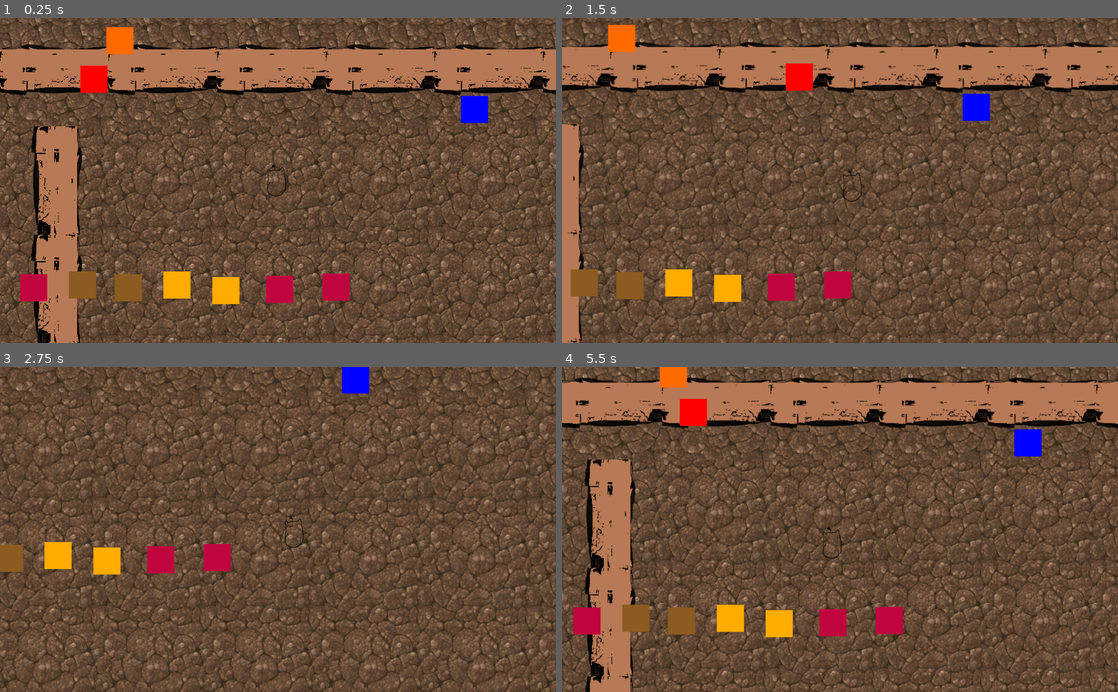
Above: before the commit, frames 1-4 (two rows, left to right).
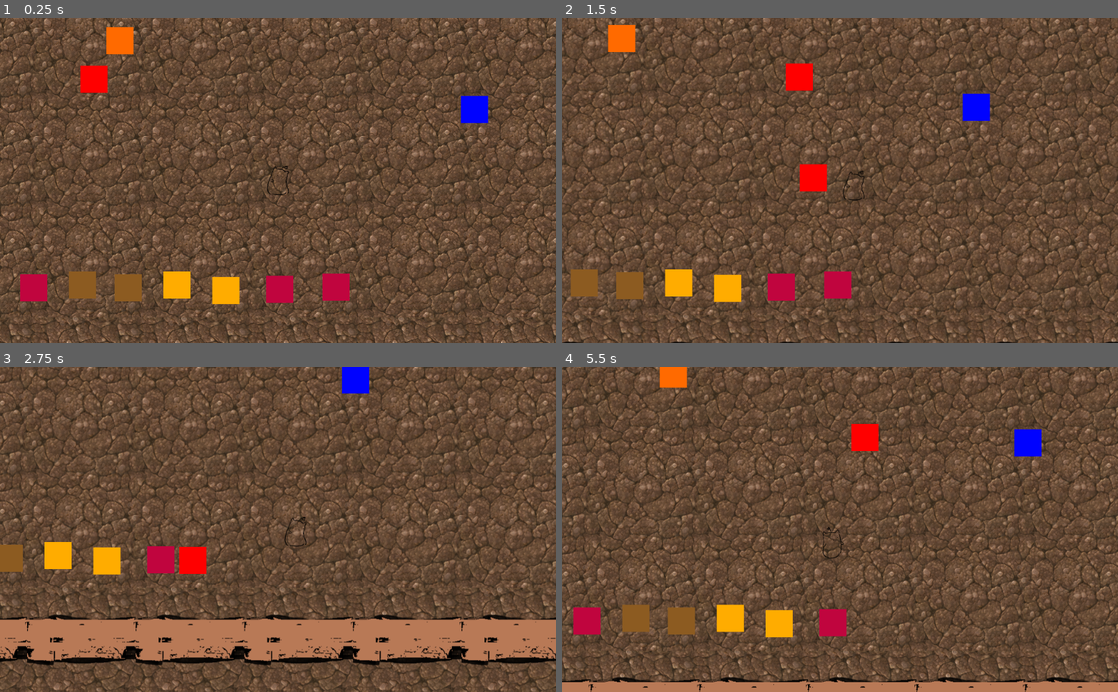
Above: after the commit, the same moments.

Repository: freejelliott/ldjam52
Game: Godot game, scene res://Game.tscn
Same seed, same stepped clock (60 frames per second), same inputs: the game is played once before the commit and once after it.
Inputs:
- Up to frame 1 (0.25 s): no input
- Up to frame 2 (1.5 s): hold D (move_right) 0.53-1.28 s; hold S (move_down) from 1.28 s (still down)
- Up to frame 3 (2.75 s): release S (move_down) at 2.03 s; hold D (move_right) from 2.03 s (still down)
- Up to frame 4 (5.5 s): release D (move_right) at 2.78 s; hold W (move_up) 2.78-3.53 s; hold A (move_left) 3.53-5.03 s; hold S (move_down) from 5.03 s (still down)

The runs differ from the first frame. In frame 1, 46% of the frame differs, in the area x 0-100%, y 0-100%; in frame 2, 42%; in frame 3, 41%; in frame 4, 47%.

Commit message:
Harvesters bounce off fences.

Diff:
--- a/Game.tscn
+++ b/Game.tscn
@@ -86,46 +86,46 @@
 script = ExtResource( 8 )
 
 [node name="Player" parent="." instance=ExtResource( 1 )]
-position = Vector2( 512, 300 )
+position = Vector2( 843, 547 )
 
 [node name="Den" parent="." instance=ExtResource( 3 )]
-position = Vector2( 874, 169 )
+position = Vector2( 1205, 416 )
 
 [node name="Harvester" parent="." instance=ExtResource( 4 )]
-position = Vector2( 98, 113 )
+position = Vector2( 429, 360 )
 player_path = NodePath("../Player")
 
 [node name="Hunter" parent="." instance=ExtResource( 5 )]
-position = Vector2( 221, 42 )
+position = Vector2( 552, 289 )
 speed = 100
 player_path = NodePath("../Player")
 
 [node name="Harvester2" parent="." instance=ExtResource( 4 )]
-position = Vector2( 574, -13 )
+position = Vector2( 905, 234 )
 player_path = NodePath("../Player")
 horizontal = false
 
 [node name="Tomato" parent="." instance=ExtResource( 2 )]
-position = Vector2( 62, 498 )
+position = Vector2( 393, 745 )
 
 [node name="Tomato2" parent="." instance=ExtResource( 2 )]
-position = Vector2( 619, 497 )
+position = Vector2( 950, 744 )
 
 [node name="Tomato3" parent="." instance=ExtResource( 2 )]
-position = Vector2( 515, 501 )
+position = Vector2( 846, 748 )
 
 [node name="Carrot" parent="." instance=ExtResource( 2 )]
-position = Vector2( 416, 503 )
+position = Vector2( 747, 750 )
 vegetable_type = 1
 
 [node name="Carrot2" parent="." instance=ExtResource( 2 )]
-position = Vector2( 326, 493 )
+position = Vector2( 657, 740 )
 vegetable_type = 1
 
 [node name="Potato" parent="." instance=ExtResource( 2 )]
-position = Vector2( 236, 498 )
+position = Vector2( 567, 745 )
 vegetable_type = 2
 
 [node name="Potato2" parent="." instance=ExtResource( 2 )]
-position = Vector2( 152, 493 )
+position = Vector2( 483, 740 )
 vegetable_type = 2
--- a/harvester/Harvester.gd
+++ b/harvester/Harvester.gd
@@ -1,4 +1,4 @@
-extends Node2D
+extends KinematicBody2D
 
 
 # Declare member variables here. Examples:
@@ -24,19 +24,18 @@
 #    pass
 
 func _physics_process(delta: float) -> void:
-    if position.x > 1000:
-        direction = Vector2.LEFT
-    elif position.x < -1000:
-        direction = Vector2.RIGHT
+    var collision = move_and_collide(direction * speed * delta)
 
-    if position.y > 1000:
-        direction = Vector2.UP
-    elif position.y < -1000:
-        direction = Vector2.DOWN
+    if collision:
+        if direction == Vector2.RIGHT:
+            direction = Vector2.LEFT
+        elif direction == Vector2.LEFT:
+            direction = Vector2.RIGHT
+        elif direction == Vector2.UP:
+            direction = Vector2.DOWN
+        elif direction == Vector2.DOWN:
+            direction = Vector2.UP
 
-    var velocity = direction
-
-    position += velocity * speed * delta
 
 func _on_Area2D_area_entered(area:Area2D) -> void:
     if area.collision_layer == 1:
--- a/harvester/Harvester.tscn
+++ b/harvester/Harvester.tscn
@@ -13,7 +13,12 @@
 [sub_resource type="CircleShape2D" id=5]
 radius = 25.02
 
-[node name="Harvester" type="Node2D"]
+[sub_resource type="RectangleShape2D" id=6]
+extents = Vector2( 25.5, 26 )
+
+[node name="Harvester" type="KinematicBody2D"]
+collision_layer = 4
+collision_mask = 16
 script = ExtResource( 1 )
 
 [node name="Sprite" type="Sprite" parent="."]
@@ -28,4 +33,8 @@
 [node name="CollisionShape2D" type="CollisionShape2D" parent="Area2D"]
 shape = SubResource( 5 )
 
+[node name="CollisionShape2D" type="CollisionShape2D" parent="."]
+position = Vector2( -0.5, 0 )
+shape = SubResource( 6 )
+
 [connection signal="area_entered" from="Area2D" to="." method="_on_Area2D_area_entered"]
--- a/player/Player.tscn
+++ b/player/Player.tscn
@@ -63,7 +63,7 @@
 [node name="AnimatedSprite" type="AnimatedSprite" parent="."]
 scale = Vector2( 0.167442, 0.181579 )
 frames = SubResource( 1 )
-frame = 4
+frame = 2
 playing = true
 
 [node name="Area2D" type="Area2D" parent="."]
--- a/project.godot
+++ b/project.godot
@@ -57,9 +57,9 @@
 [layer_names]
 
 2d_physics/layer_1="player"
-2d_physics/layer_2="items"
+2d_physics/layer_2="vegetables"
 2d_physics/layer_3="enemies"
-2d_physics/layer_4="following_items"
+2d_physics/layer_4="following_vegetables"
 2d_physics/layer_5="fence"
 
 [physics]
--- a/vegetable/Vegetable.gd
+++ b/vegetable/Vegetable.gd
@@ -31,7 +31,6 @@
             color = Color(0.554688, 0.361932, 0.136505)
         VegetableType.Tomato:
             color = Color(0.757813, 0.023682, 0.247362)
-    print(color)
 
     gradient.gradient.colors[0] = color
 
Not shown: 1 places in harvester/Harvester.tscn that only renumber resources
